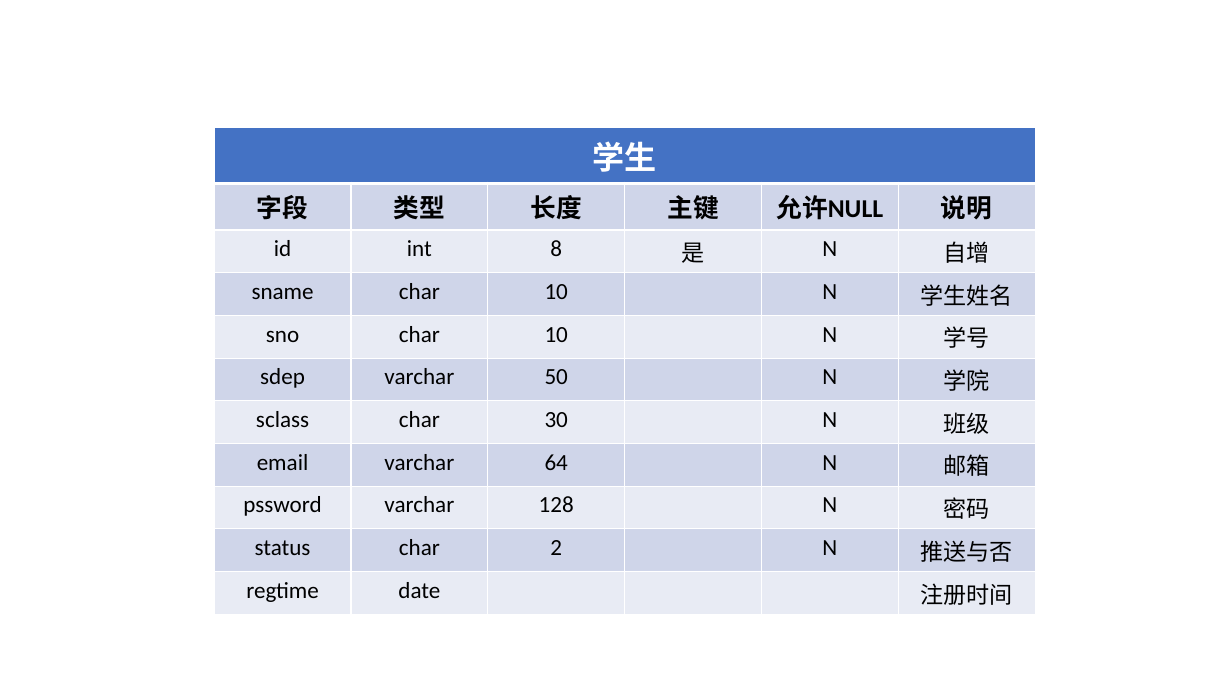
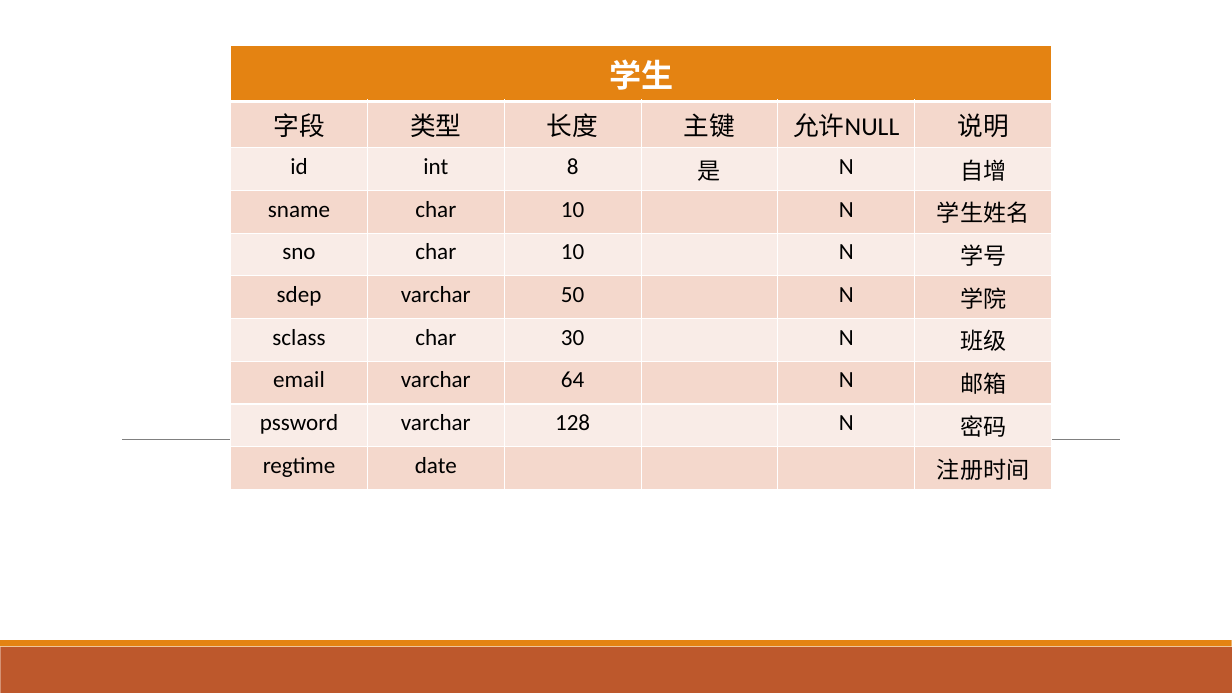
Before and after one commit to zeweidan/chicken_group_project, a slide deck: slide 1 of db/数据表.pptx. Drawn at 1232x693 pixels with LibreOffice and Linux fonts; fonts in the diff are those of the drawing. Boxes give left, top, right and bottom in pixels: in the first picture for what was removed or moved away, otherwise in the second. Text is boxed around its words. In the diff, an @@ line names an element or a change of style, - is before the commit and + after.

```diff
--- a/db/数据表.pptx
+++ b/db/数据表.pptx
@@ table at (x1=231, y1=45, x2=1052, y2=484) @@
-row 10: status | char | 2 |  | N | 推送与否
@@ table resized from (x1=214, y1=128, x2=1035, y2=609) to (x1=231, y1=45, x2=1052, y2=484) @@
@@ line added from (122, 439) to (1120, 439), #808080 0.5 pt @@
@@ rectangle added at (x1=0, y1=647, x2=1232, y2=693), fill #BD582C @@
@@ rectangle added at (x1=0, y1=640, x2=1232, y2=647), fill #E48312 @@
```
Also in this commit, not shown: 3 other slides changed, 7 other files.
